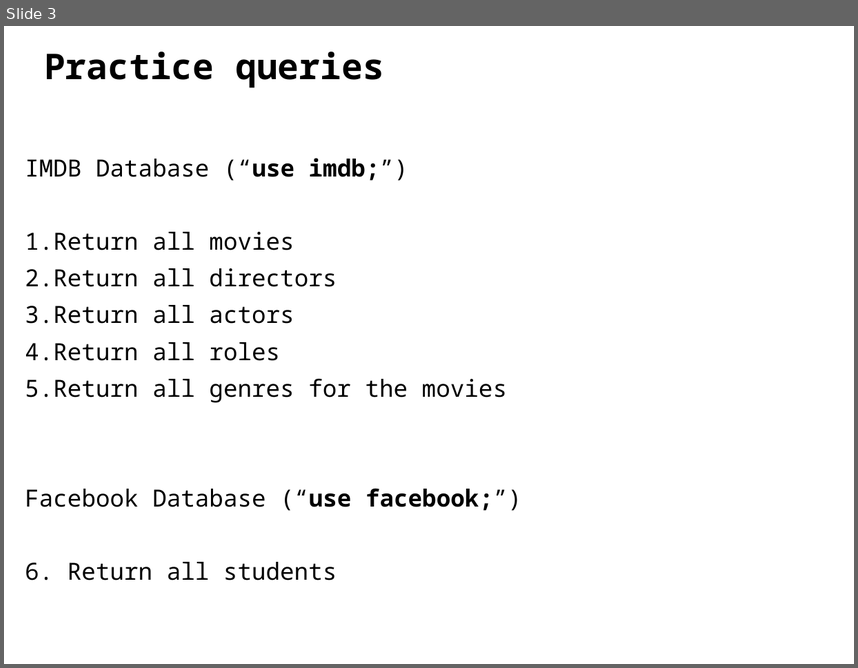
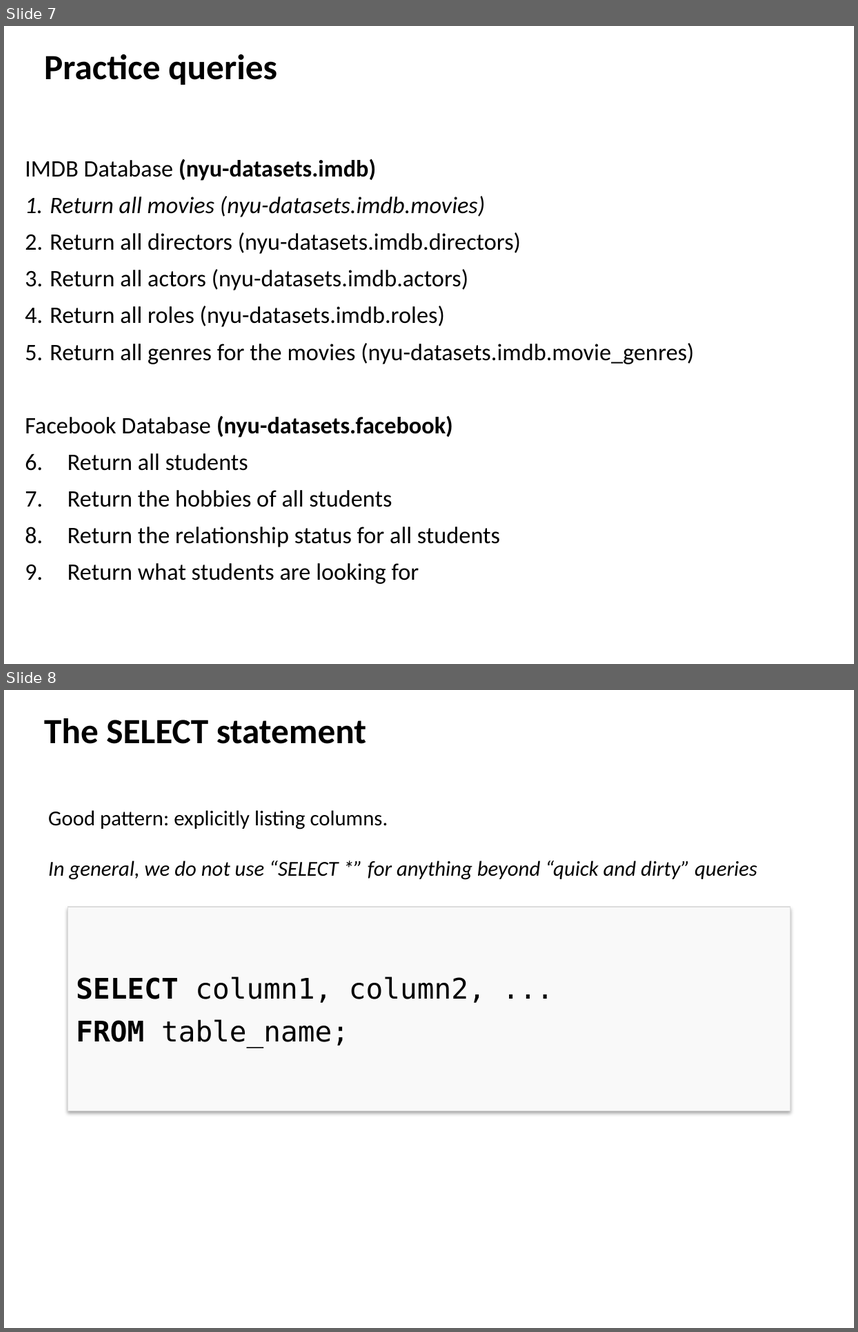
Before and after one commit to ipeirotis/introduction-to-databases, a slide deck: session2/B-SQL_Selection_Queries.pptx. Shown one above the other, each under a label of ours: slide 3 before the commit, slides 7 and 8 after it. The pictures are 858x668 and 858x1332 pixels, drawn with LibreOffice and Linux fonts; fonts in the diff are those of the drawing. Boxes give left, top, right and bottom in pixels: in the first picture for what was removed or moved away, otherwise in the second. Text is boxed around its words. In the diff, an @@ line names an element or a change of style, - is before the commit and + after.

```diff
--- a/session2/B-SQL_Selection_Queries.pptx
+++ b/session2/B-SQL_Selection_Queries.pptx
@@ slide 8 added at <box>4,690,854,1328</box>, background #FFFFFF @@
@@ text added at <box>44,718,366,744</box>, 30 pt, text #000000, bold @@
+The SELECT statement
@@ text added at <box>48,810,757,880</box>, 18 pt, text #000000, italic @@
+Good pattern: explicitly listing columns.
+In general, we do not use “SELECT *” for anything beyond “quick and dirty” queries
@@ rectangle added at <box>67,907,791,1111</box>, fill #F9F9F9, outline #DCDCDC 0.75 pt, 24 pt, text #000000 @@
+SELECT column1, column2, ...
+FROM table_name;
@@ what was slide 3 is now slide 7 @@
@@ slide 7 changed as well @@
@@ text "Practice queries" at <box>44,54,277,85</box>: font Noto Sans Mono to Calibri @@
@@ text at <box>25,158,694,437</box>: text changed; font Noto Sans Mono to Calibri @@
-IMDB Database (“use imdb;”)
-1. Return all movies
-2. Return all directors
-3. Return all actors
-4. Return all roles
-5. Return all genres for the movies
-Facebook Database (“use facebook;”)
+IMDB Database (nyu-datasets.imdb)
+1. Return all movies (nyu-datasets.imdb.movies)
+2. Return all directors (nyu-datasets.imdb.directors)
+3. Return all actors (nyu-datasets.imdb.actors)
+4. Return all roles (nyu-datasets.imdb.roles)
+5. Return all genres for the movies (nyu-datasets.imdb.movie_genres)
+Facebook Database (nyu-datasets.facebook)
@@ text at <box>67,453,248,470</box>: font Noto Sans Mono to Calibri in "Return all students" @@
@@ text at <box>67,490,500,584</box>: paragraphs added @@
+2. Return the hobbies of all students
+3. Return the relationship status for all students
+4. Return what students are looking for
```
Also in this commit, not shown: 9 other slides changed, 6 other slides added, 2 slides removed.
